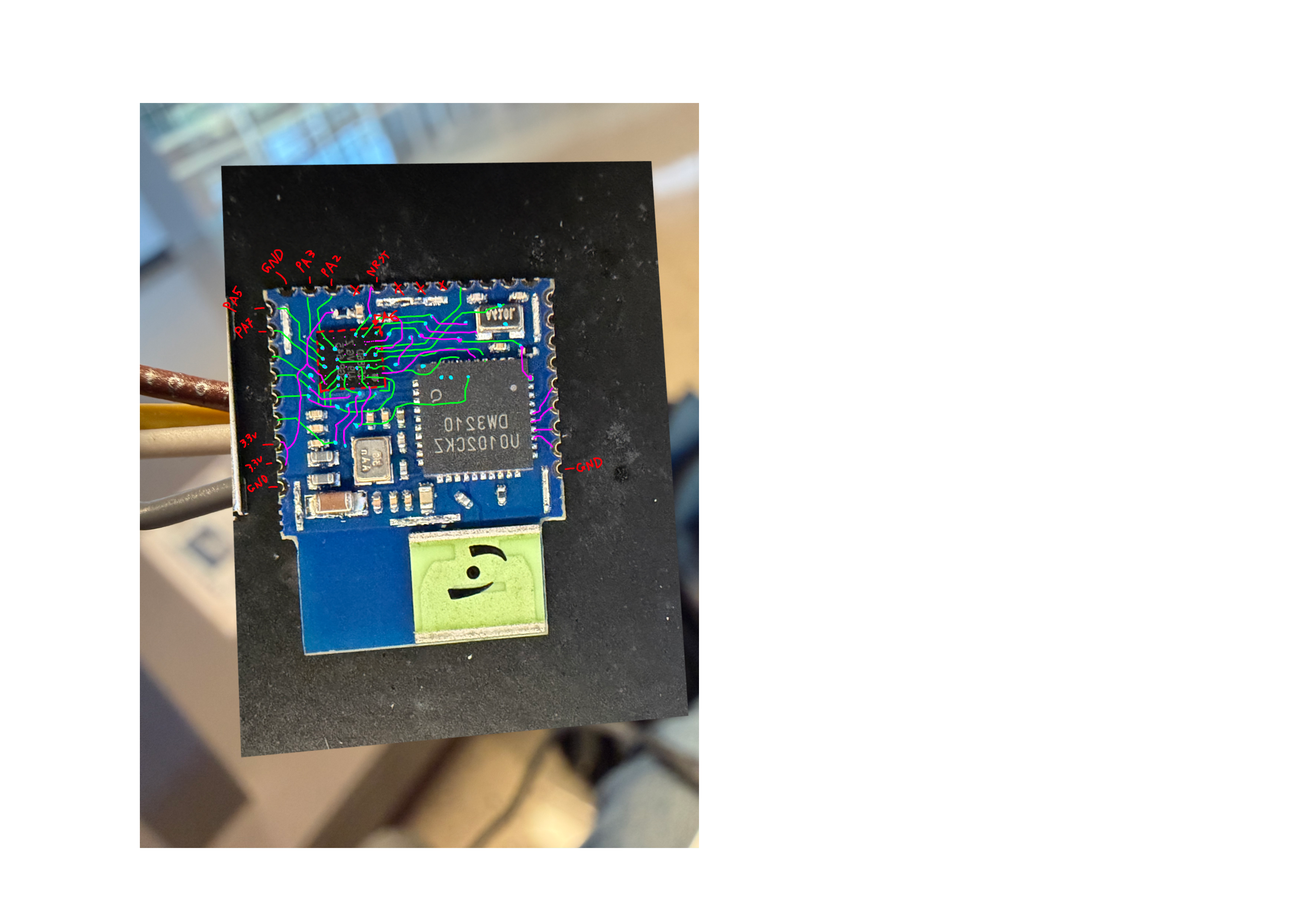
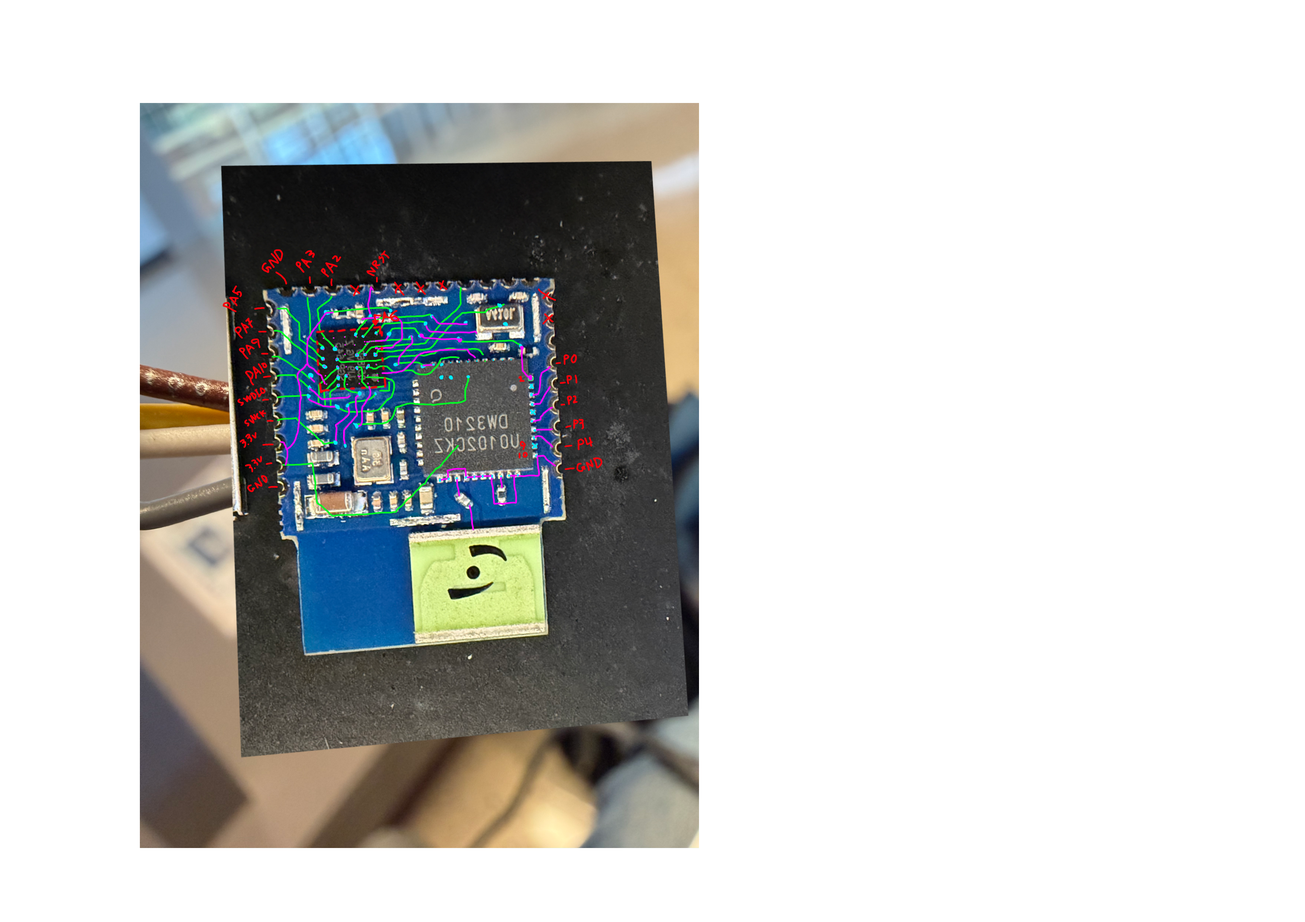
Before/after of a 1305 × 922 layered artwork. What changed in the layer stack:
painted on "Paint Layer 1" over [237, 288, 593, 500]
painted on "Chip side" over [237, 288, 593, 531]
painted on "Back side" over [261, 288, 572, 524]
painted on "Back Picture" over [237, 288, 593, 531]
painted on "Chip Picture" over [237, 288, 593, 531]
